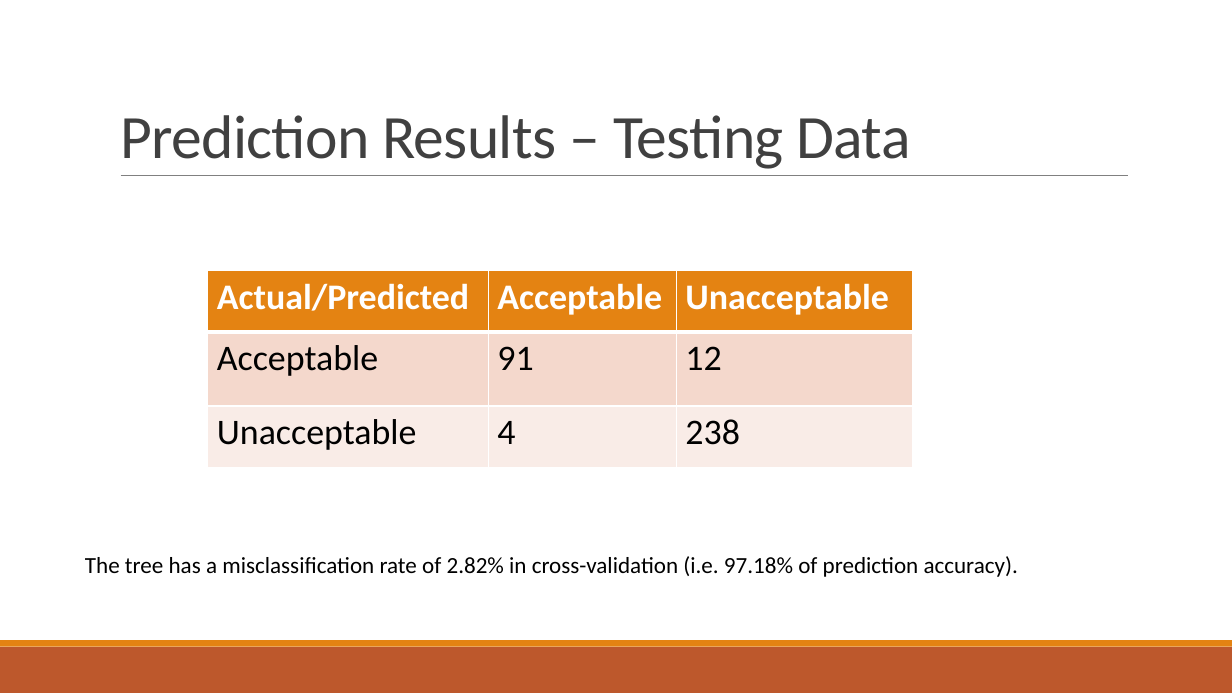
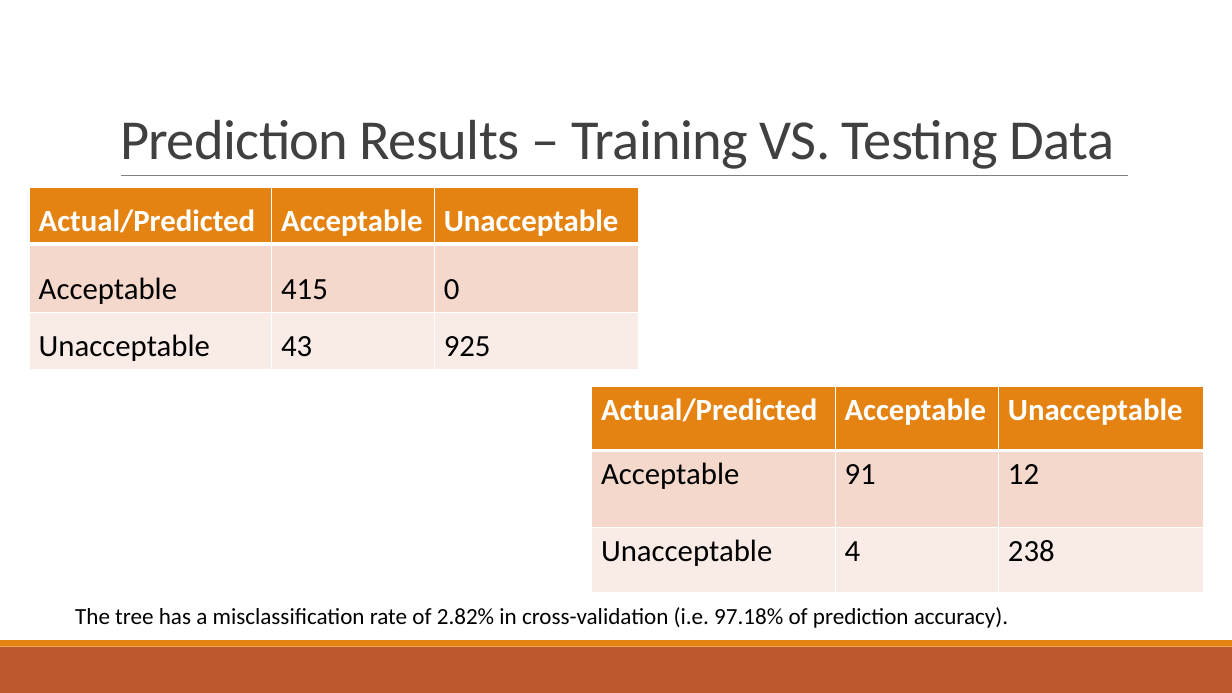
Before and after one commit to MLBartley/DataMiningCourse, a slide deck: slide 10 of Project3/Project3Slides.pptx. Drawn at 1232x693 pixels with LibreOffice and Linux fonts; fonts in the diff are those of the drawing. Boxes give left, top, right and bottom in pixels: in the first picture for what was removed or moved away, otherwise in the second. Text is boxed around its words. In the diff, an @@ line names an element or a change of style, - is before the commit and + after.

```diff
--- a/Project3/Project3Slides.pptx
+++ b/Project3/Project3Slides.pptx
@@ title at (x1=120, y1=120, x2=1115, y2=169): text changed; size 48 to 44 pt @@
-Prediction Results – Testing Data
+Prediction Results – Training VS. Testing Data
@@ table added at (x1=30, y1=187, x2=639, y2=370), 3 rows, 3 columns @@
+Actual/Predicted | Acceptable | Unacceptable
+Acceptable | 415 | 0
+Unacceptable | 43 | 925
@@ table at (x1=592, y1=386, x2=1205, y2=592) @@
@@ size 28 to 24 pt @@
@@ table resized from (x1=208, y1=271, x2=913, y2=468) to (x1=592, y1=386, x2=1205, y2=592) @@
@@ text "The tree has a misclassification ..." moved from (x1=85, y1=556, x2=1018, y2=577) to (x1=75, y1=607, x2=1008, y2=628) @@
```
Also in this commit, not shown: 2 other slides changed, 2 slides added, 2 slides removed.
